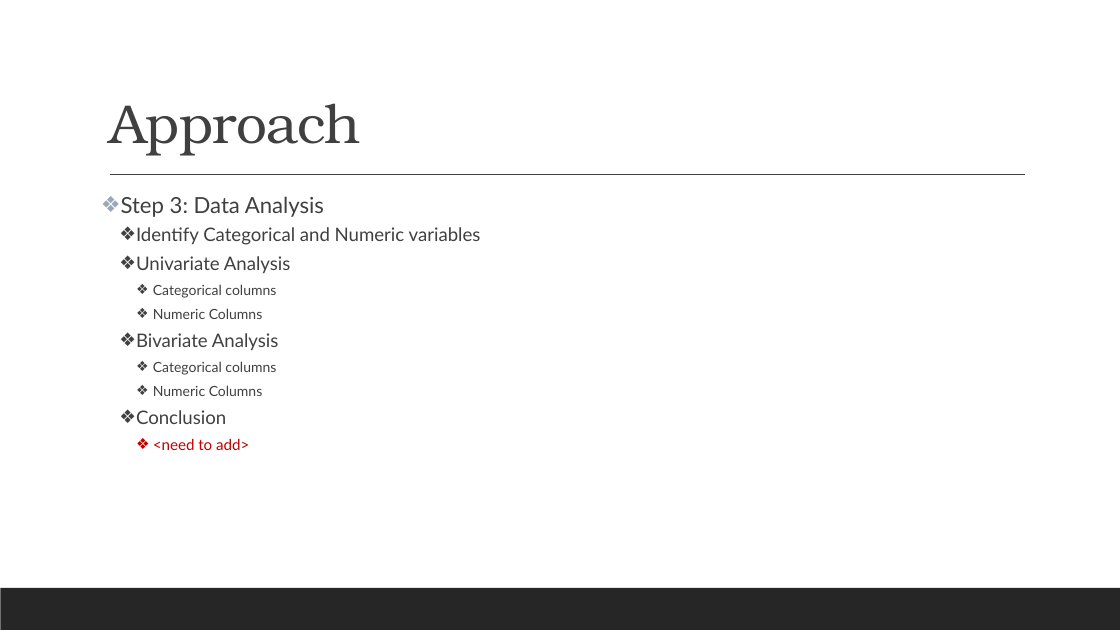
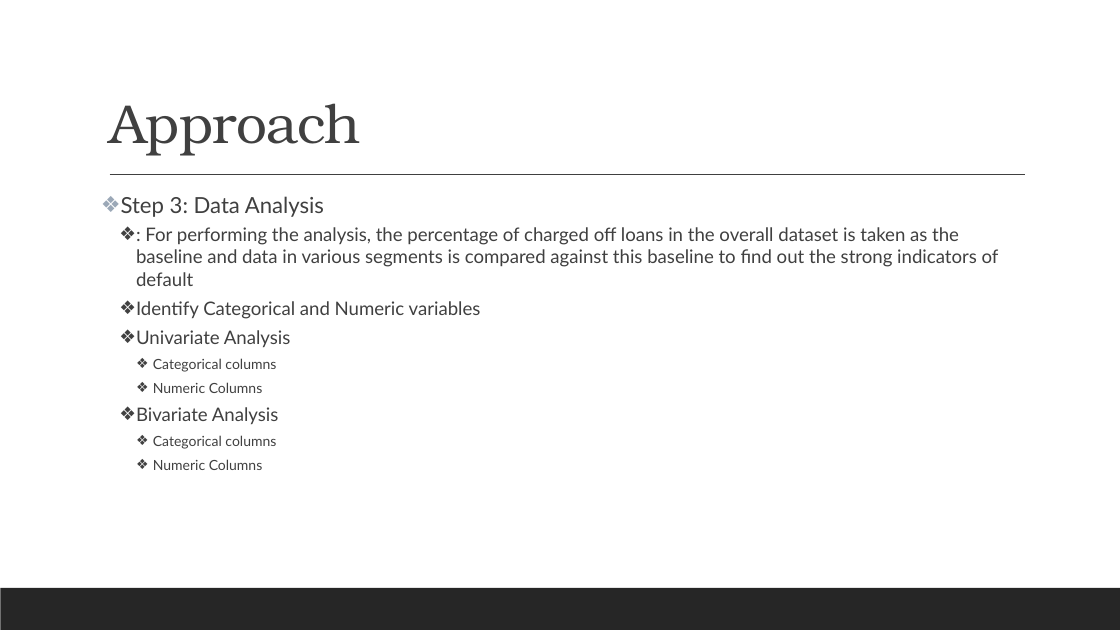
Before and after one commit to vidhyadharpandit/LendingClubCaseStudy, a slide deck: slide 7 of LendingClubCaseStudy-Presentation.pptx. Drawn at 1120x630 pixels with LibreOffice and Linux fonts; fonts in the diff are those of the drawing. Boxes give left, top, right and bottom in pixels: in the first picture for what was removed or moved away, otherwise in the second. Text is boxed around its words. In the diff, an @@ line names an element or a change of style, - is before the commit and + after.

```diff
--- a/LendingClubCaseStudy-Presentation.pptx
+++ b/LendingClubCaseStudy-Presentation.pptx
@@ text at bbox=[136, 227, 999, 286]: paragraph added @@
+  ❖ : For performing the analysis, the percentage of charged off loans in the overall dataset is taken as the baseline and data in various segments is compared against this baseline to find out the strong indicators of default
@@ text at bbox=[136, 410, 249, 450]: paragraphs removed @@
-  ❖ Conclusion
-    ❖ <need to add>
```
Also in this commit, not shown: 11 other slides changed, 3 slides added, 5 slides removed, 2 other files.
